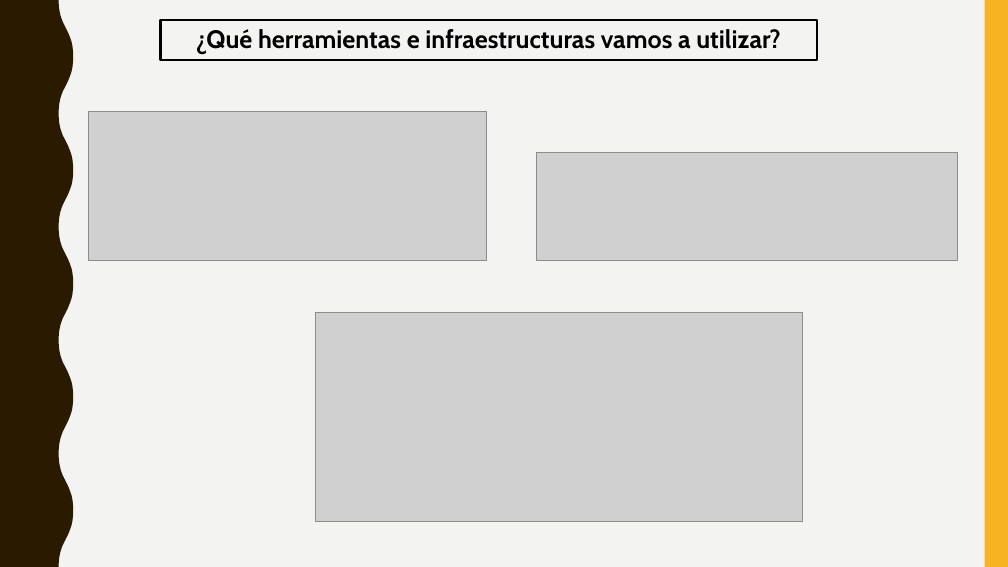
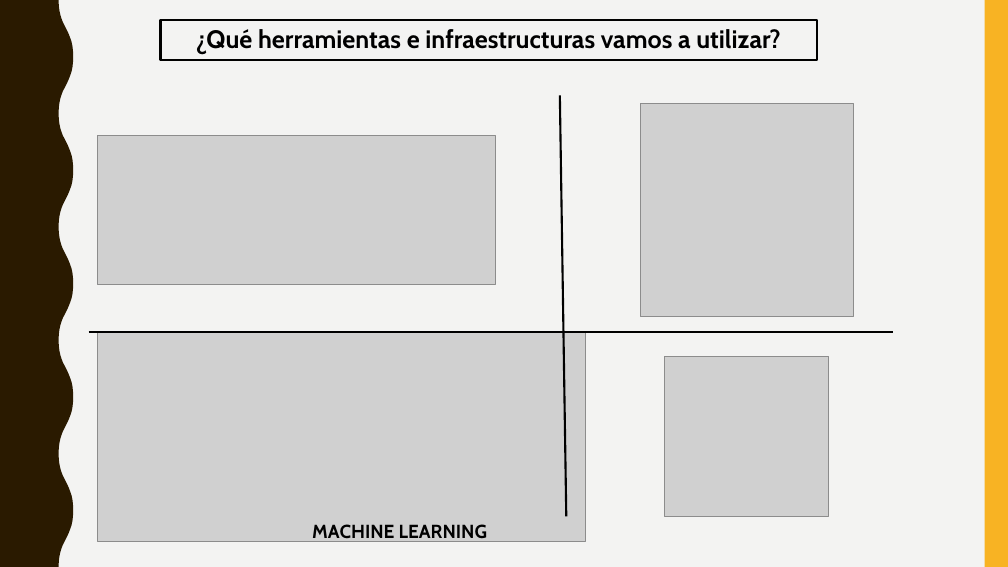
Before and after one commit to artusec/Cloud_BigData_UCM, a slide deck: slide 4 of Accidentes_v2.pptx. Drawn at 1008x567 pixels with LibreOffice and Linux fonts; fonts in the diff are those of the drawing; grey boxes stand for pictures. Boxes give left, top, right and bottom in pixels: in the first picture for what was removed or moved away, otherwise in the second. Text is boxed around its words. In the diff, an @@ line names an element or a change of style, - is before the commit and + after.

Commit message:
Cambios en la parte de infraestructuras

```diff
--- a/Accidentes_v2.pptx
+++ b/Accidentes_v2.pptx
@@ line added from (560, 95) to (566, 516), #000000 2 pt @@
@@ picture added at (640, 104, 854, 317) @@
@@ picture: place and size @@
-picture at (88, 111, 486, 261)
+picture at (98, 135, 495, 285)
@@ picture removed at (536, 152, 957, 261) @@
@@ line added from (88, 333) to (893, 333), #000000 2 pt @@
@@ picture: place and size @@
-picture at (315, 312, 803, 522)
+picture at (98, 333, 585, 542)
@@ picture added at (665, 356, 829, 516) @@
@@ text added at (312, 524, 487, 542), 18 pt, text #000000, bold @@
+MACHINE LEARNING
```
